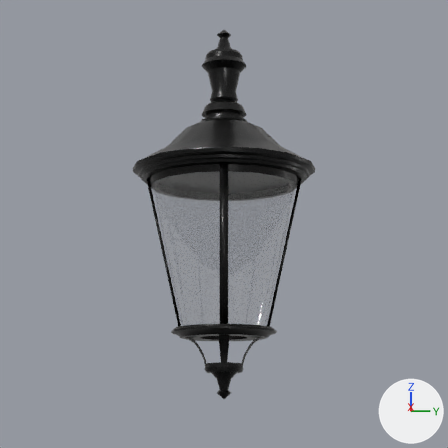
Two versions of the Blender file Beleuchtung/Lampen/blender/Park_Crown.blend, one commit apart.
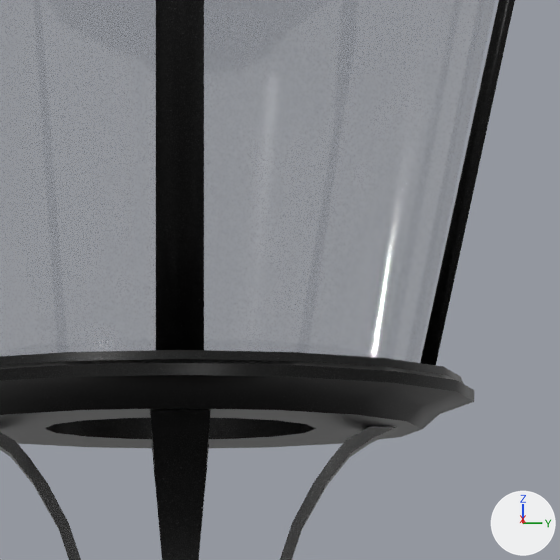
The first picture shows the older version from the file's camera 'Camera'. The close-ups show both versions on the part from 43% to 65% of the width and 58% to 81% of the height of that picture; other places that the commit changed are outside them. Every picture has the same lights, and +X, +Y and +Z are marked at lower right.

The first close-up shows 'Fussstreben', 'Glas', 'Schirm und Fuss 16 Segmente', 'Schirmstreben'.
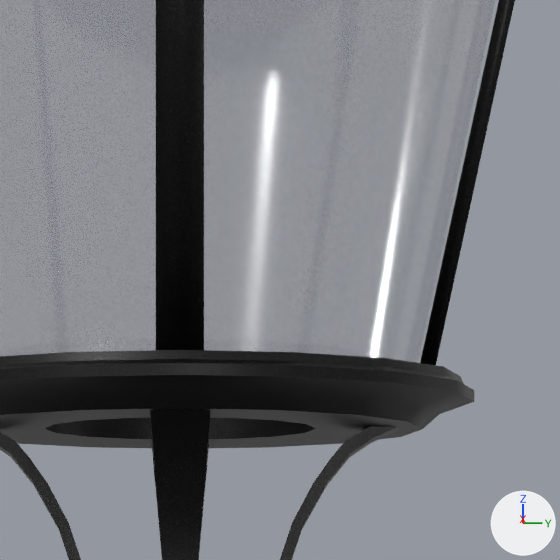
What differs and where, as boxes [x1, y1, x2, y2] in the close-ups (560 x 560 px):
'Glas', surface changed (grey to white)
    both: [236, 13, 430, 358]

What changed in the scene script:
```text
Change mat_glas:
    mat_glas.roughness: 0.05 -> 0.1
```
